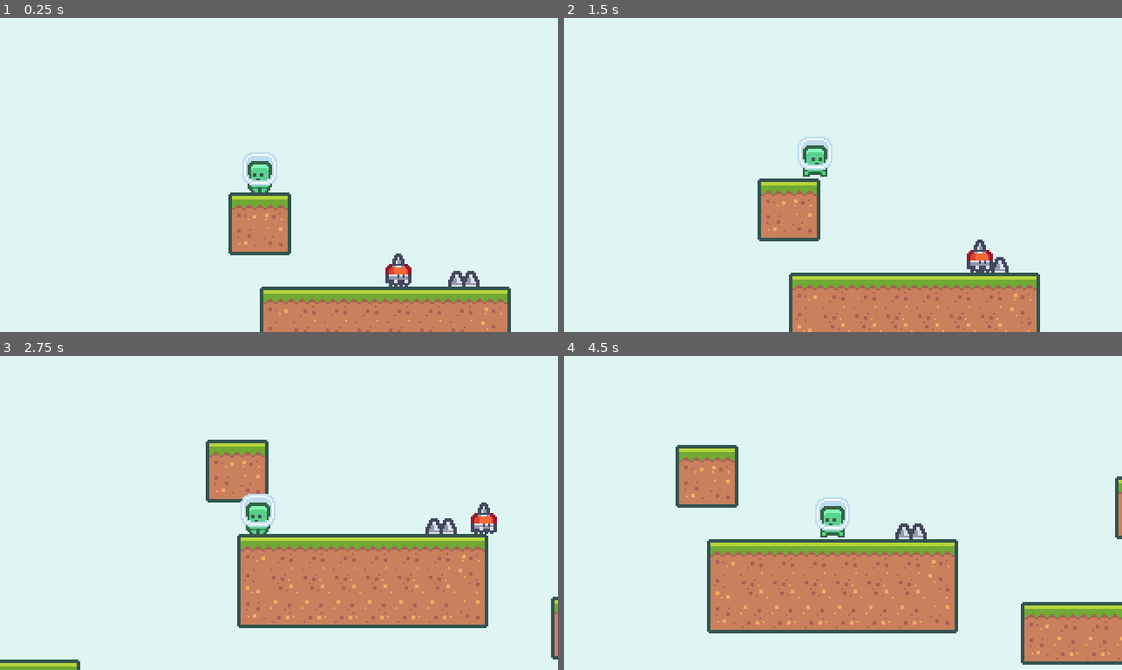
Above: before the commit, frames 1-4 (two rows, left to right).
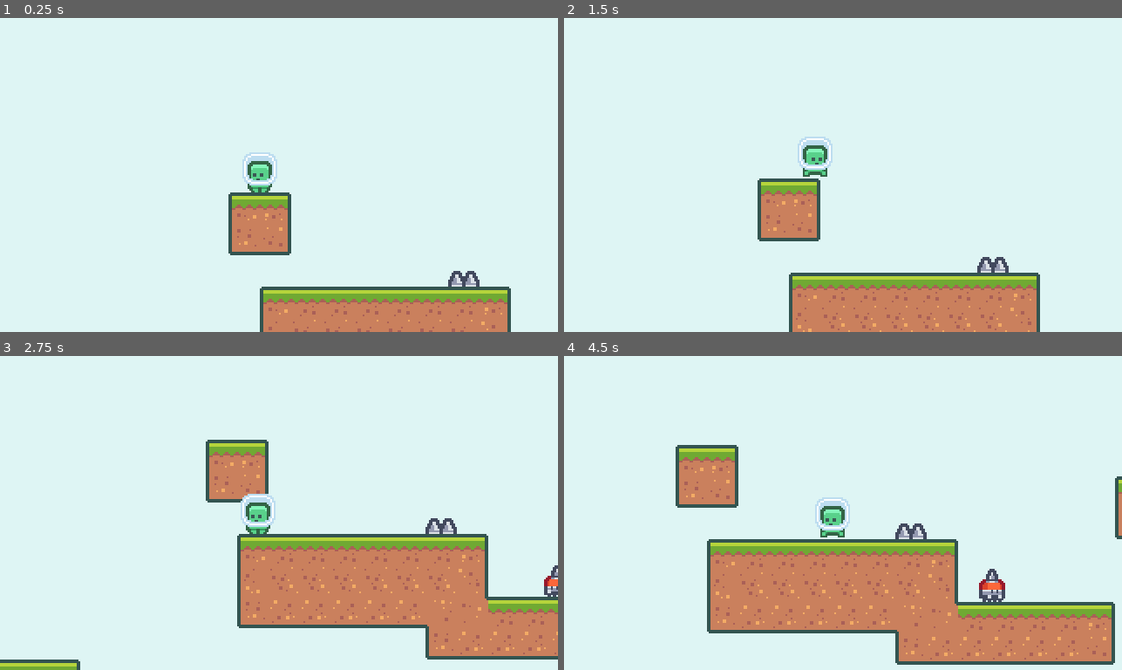
Above: after the commit, the same moments.

Repository: CodingVirus/Godot-Second-Game
Game: Godot game, scene res://scenes/BaseLevel.tscn
The game is run twice, just before and just after one commit, with the same random seed, the same clock (stepped at 60 frames per second) and the same inputs. This scene is started directly instead of the project's main scene.
Inputs:
- Up to frame 1 (0.25 s): no input
- Up to frame 2 (1.5 s): hold D (move_right) from 0.53 s (still down); tap W (jump) at 0.77 s
- Up to frame 3 (2.75 s): tap W (jump) at 1.52 s; release D (move_right) at 2.03 s; hold A (move_left) from 2.03 s (still down)
- Up to frame 4 (4.5 s): release A (move_left) at 2.78 s; hold D (move_right) 2.78-4.28 s; tap W (jump) at 3.02, 3.77 s; hold A (move_left) from 4.28 s (still down)

The runs differ from the first frame. In frame 1, 0.3% of the frame differs, in the area x 69-74%, y 75-86%; in frame 2, 0.3%; in frame 3, 4.2%; in frame 4, 4.6%, in the area x 59-100%, y 67-99%.

Commit message:
section2 study

Diff:
--- a/project.godot
+++ b/project.godot
@@ -82,6 +82,7 @@
 
 [layer_names]
 
+2d_physics/layer_18="ENEMY_GOAL"
 2d_physics/layer_19="HAZARD"
 2d_physics/layer_20="PICKUP"
 
--- a/scenes/BaseLevel.tscn
+++ b/scenes/BaseLevel.tscn
@@ -1,6 +1,7 @@
-[gd_scene load_steps=7 format=2]
+[gd_scene load_steps=8 format=2]
 
 [ext_resource path="res://scenes/Enemy.tscn" type="PackedScene" id=1]
+[ext_resource path="res://scenes/EnemyGoal.tscn" type="PackedScene" id=2]
 [ext_resource path="res://resources/tileset.tres" type="TileSet" id=3]
 [ext_resource path="res://scenes/GameCamera.tscn" type="PackedScene" id=4]
 [ext_resource path="res://scenes/Player.tscn" type="PackedScene" id=5]
@@ -14,7 +15,7 @@
 tile_set = ExtResource( 3 )
 cell_size = Vector2( 18, 18 )
 format = 1
-tile_data = PoolIntArray( -327672, 1, 0, -327671, 1, 1, -327 …(725 unchanged characters)… , 131073, 327677, 1, 131073, 327678, 1, 131073, 327679, 1, 131074, 262146, 1, 0, 262147, 1, 1, 262148, 1, 1, 262149, 1, 1, 262150, 1, 1, 262151, 1, 2, 327682, 1, 131072, 327683, 1, 131073, 327684, 1, 131073, 327685, 1, 131073, 327686, 1, 131073, 327687, 1, 131074, 458735, 1, 0, 458736, 1, 1, …(1035 unchanged characters)…
+tile_data = PoolIntArray( -327672, 1, 0, -327671, 1, 1, -327 …(725 unchanged characters)… , 131073, 327677, 1, 131073, 327678, 1, 4, 327679, 1, 65539, 262144, 1, 1, 262145, 1, 1, 262146, 1, 1, 262147, 1, 1, 262148, 1, 2, 393214, 1, 131072, 393215, 1, 131073, 327680, 1, 131073, 327681, 1, 131073, 327682, 1, 131073, 327683, 1, 131073, 327684, 1, 131074, 458735, 1, 0, 458736, 1, 1, …(1035 unchanged characters)…
 
 [node name="Player" parent="." instance=ExtResource( 5 )]
 position = Vector2( -144, -27 )
@@ -25,4 +26,10 @@
 position = Vector2( -27, 36 )
 
 [node name="Enemy" parent="." instance=ExtResource( 1 )]
-position = Vector2( -72, 36 )
+position = Vector2( 45, 72 )
+
+[node name="EnemyGoal" parent="." instance=ExtResource( 2 )]
+position = Vector2( 90, 72 )
+
+[node name="EnemyGoal2" parent="." instance=ExtResource( 2 )]
+position = Vector2( -6, 73 )
--- a/scenes/Enemy.gd
+++ b/scenes/Enemy.gd
@@ -1,9 +1,16 @@
 extends KinematicBody2D
+
+enum Direction {RIGHT, LEFT}
+export(Direction) var startDirection
 
 var maxSpeed = 25
 var velocity = Vector2.ZERO
-var direction = Vector2.RIGHT
+var direction = Vector2.ZERO
 var gravity = 500
+
+func _ready():
+	direction = Vector2.RIGHT if startDirection == Direction.RIGHT else Vector2.LEFT
+	$GoalDetector.connect("area_entered", self, "on_goal_entered")
 
 func _process(delta):
 	velocity.x = (direction * maxSpeed).x
@@ -13,3 +20,6 @@
 
 
 	$AnimatedSprite.flip_h = true if direction.x > 0 else false
+
+func on_goal_entered(_area2d):
+	direction *= -1
--- a/scenes/Enemy.tscn
+++ b/scenes/Enemy.tscn
@@ -13,7 +13,10 @@
 } ]
 
 [sub_resource type="RectangleShape2D" id=2]
-extents = Vector2( 7, 6 )
+extents = Vector2( 5, 6 )
+
+[sub_resource type="RectangleShape2D" id=3]
+extents = Vector2( 5, 6 )
 
 [node name="Enemy" type="KinematicBody2D"]
 collision_layer = 0
@@ -29,3 +32,11 @@
 [node name="CollisionShape2D" type="CollisionShape2D" parent="."]
 position = Vector2( 0, -6 )
 shape = SubResource( 2 )
+
+[node name="GoalDetector" type="Area2D" parent="."]
+collision_layer = 131072
+collision_mask = 131072
+
+[node name="CollisionShape2D" type="CollisionShape2D" parent="GoalDetector"]
+position = Vector2( 0, -6 )
+shape = SubResource( 3 )
--- /dev/null
+++ b/scenes/EnemyGoal.tscn
@@ -0,0 +1,14 @@
+[gd_scene load_steps=2 format=2]
+
+[sub_resource type="RectangleShape2D" id=1]
+extents = Vector2( 9, 9 )
+
+[node name="EnemyGoal" type="Node2D"]
+
+[node name="Area2D" type="Area2D" parent="."]
+collision_layer = 131072
+collision_mask = 131072
+
+[node name="CollisionShape2D" type="CollisionShape2D" parent="Area2D"]
+position = Vector2( 0, -9 )
+shape = SubResource( 1 )
Not shown: 1 places in scenes/Enemy.tscn that only renumber resources
